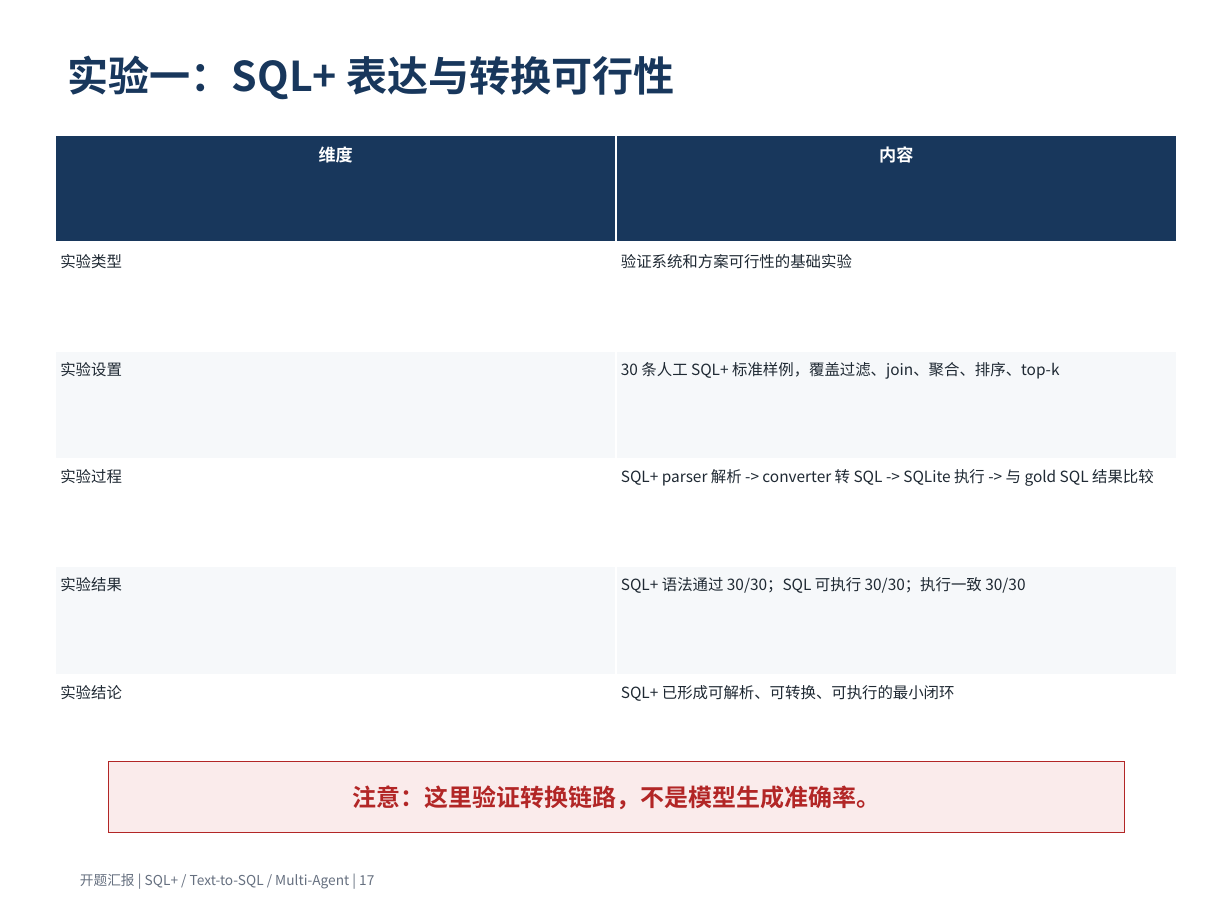
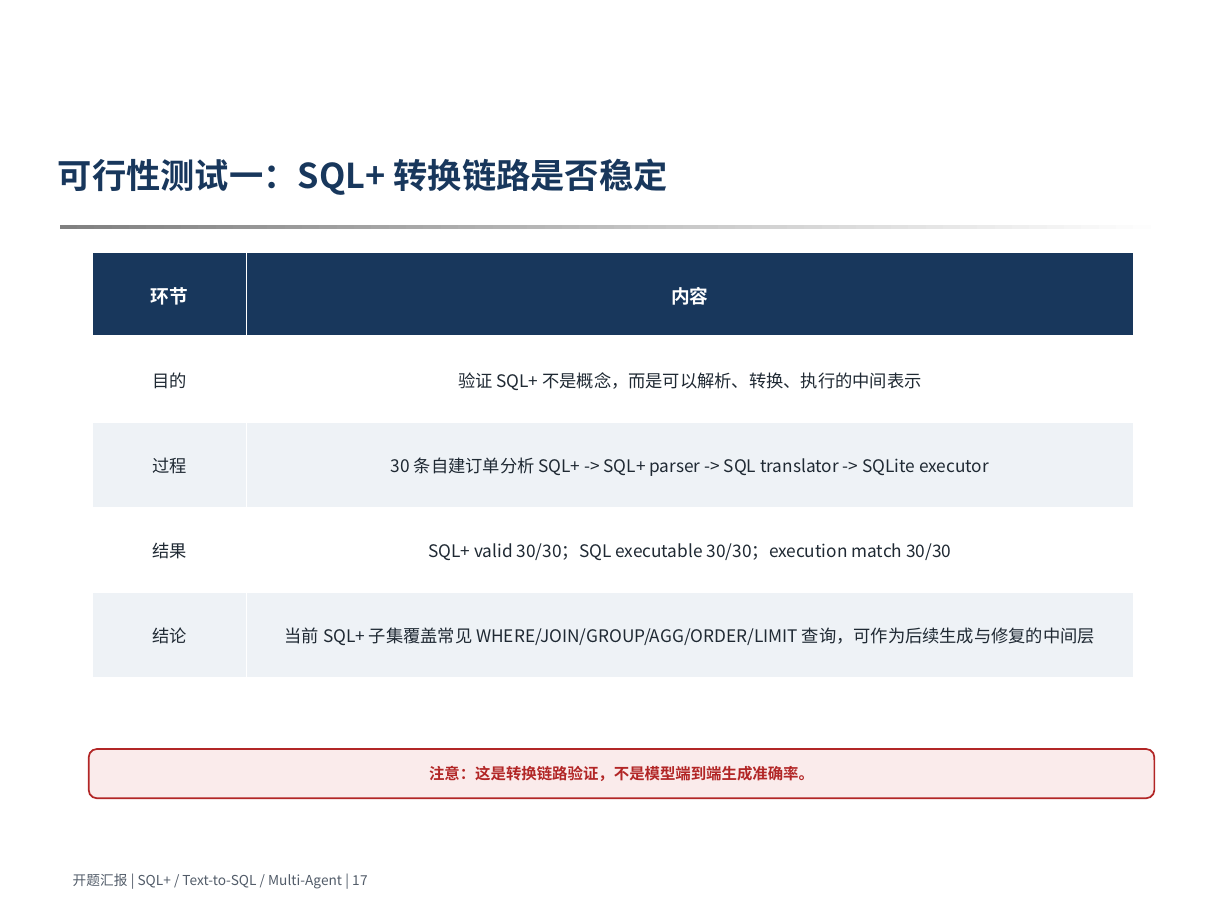
Before and after one commit to 3444374/nl2sql, a slide deck: slide 17 of docs/opening/opening_ppt_template_version_v4.pptx. Drawn at 1232x924 pixels with LibreOffice and Linux fonts; fonts in the diff are those of the drawing; background and template pictures are left out. Boxes give left, top, right and bottom in pixels: in the first picture for what was removed or moved away, otherwise in the second. Text is boxed around its words. In the diff, an @@ line names an element or a change of style, - is before the commit and + after.

```diff
--- a/docs/opening/opening_ppt_template_version_v4.pptx
+++ b/docs/opening/opening_ppt_template_version_v4.pptx
@@ text at [58,158,668,195]: text changed; size 24 to 20 pt @@
-实验一：SQL+ 表达与转换可行性
+可行性测试一：SQL+ 转换链路是否稳定
@@ table at [92,253,1133,678] @@
-row 1: 维度 | 内容
-row 2: 实验类型 | 验证系统和方案可行性的基础实验
-row 3: 实验设置 | 30 条人工 SQL+ 标准样例，覆盖过滤、join、聚合、排序、top-k
-row 4: 实验过程 | SQL+ parser 解析 -> converter 转 SQL -> SQLite 执行 -> 与 gold SQL 结果比较
-row 5: 实验结果 | SQL+ 语法通过 30/30；SQL 可执行 30/30；执行一致 30/30
-row 6: 实验结论 | SQL+ 已形成可解析、可转换、可执行的最小闭环
+row 1: 环节 | 内容
+row 2: 目的 | 验证 SQL+ 不是概念，而是可以解析、转换、执行的中间表示
+row 3: 过程 | 30 条自建订单分析 SQL+ -> SQL+ parser -> SQL translator -> SQLite executor
+row 4: 结果 | SQL+ valid 30/30；SQL executable 30/30；execution match 30/30
+row 5: 结论 | 当前 SQL+ 子集覆盖常见 WHERE/JOIN/GROUP/AGG/ORDER/LIMIT 查询，可作为后续生成与修复的中间层
@@ table: place and size @@
-table at [55,136,1177,782]
+table at [92,253,1133,678]
@@ rounded rectangle "注意：这是转换链路验证，不是模型端到端生成准确率。": place and size @@
-rounded rectangle "注意：这是转换链路验证，不是模型端到端生成准确率。" at [108,761,1125,833]
+rounded rectangle "注意：这是转换链路验证，不是模型端到端生成准确率。" at [89,749,1154,798]
@@ rounded rectangle "注意：这是转换链路验证，不是模型端到端生成准确率。" at [89,749,1154,798]: rectangle to rounded rectangle; outline #B22626 0.5 pt to #B22626 1 pt @@
@@ text in rounded rectangle at [429,766,814,781]: text changed; size 14 to 9 pt @@
-注意：这里验证转换链路，不是模型生成准确率。
+注意：这是转换链路验证，不是模型端到端生成准确率。
@@ text "开题汇报 | SQL+ / Text-to-SQL ..." at [73,873,368,889]: text colour #667080 to #525C69 @@
```
Also in this commit, not shown: 20 other slides changed, 4 slides added, 4 slides removed, 36 other files.
